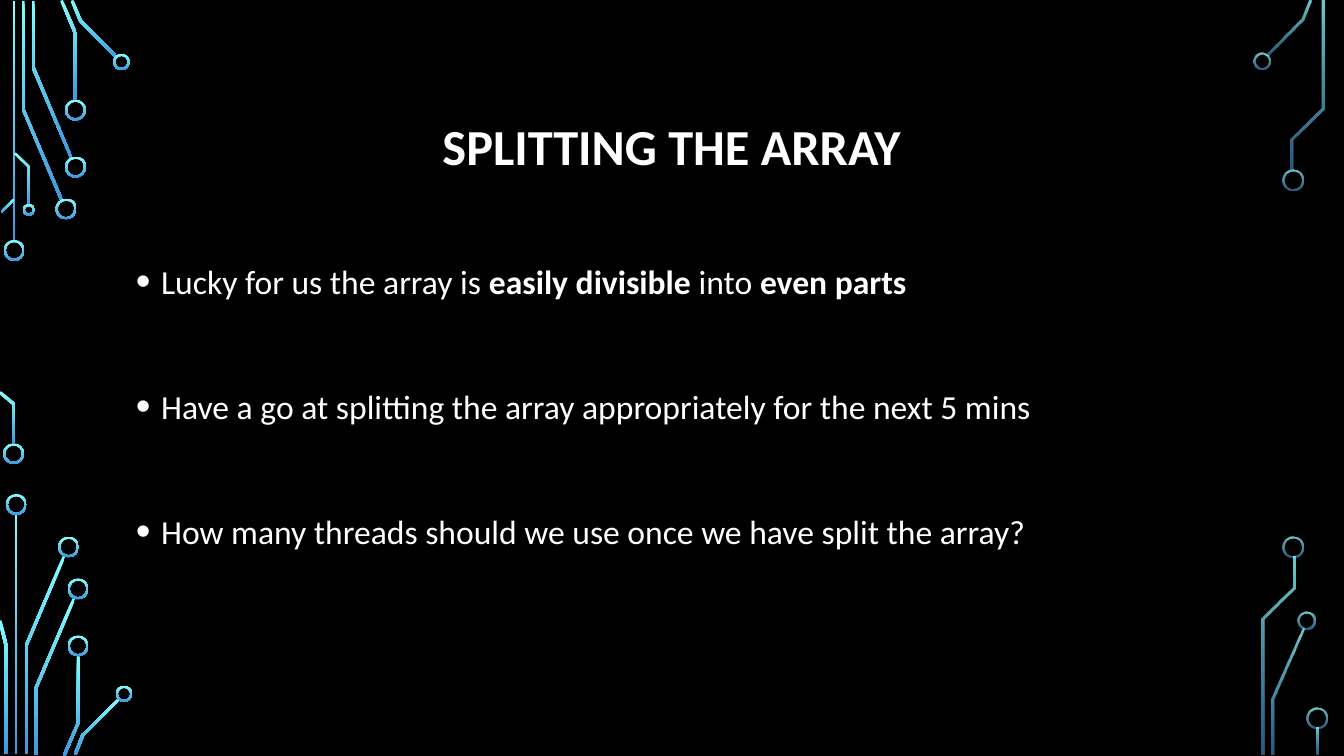
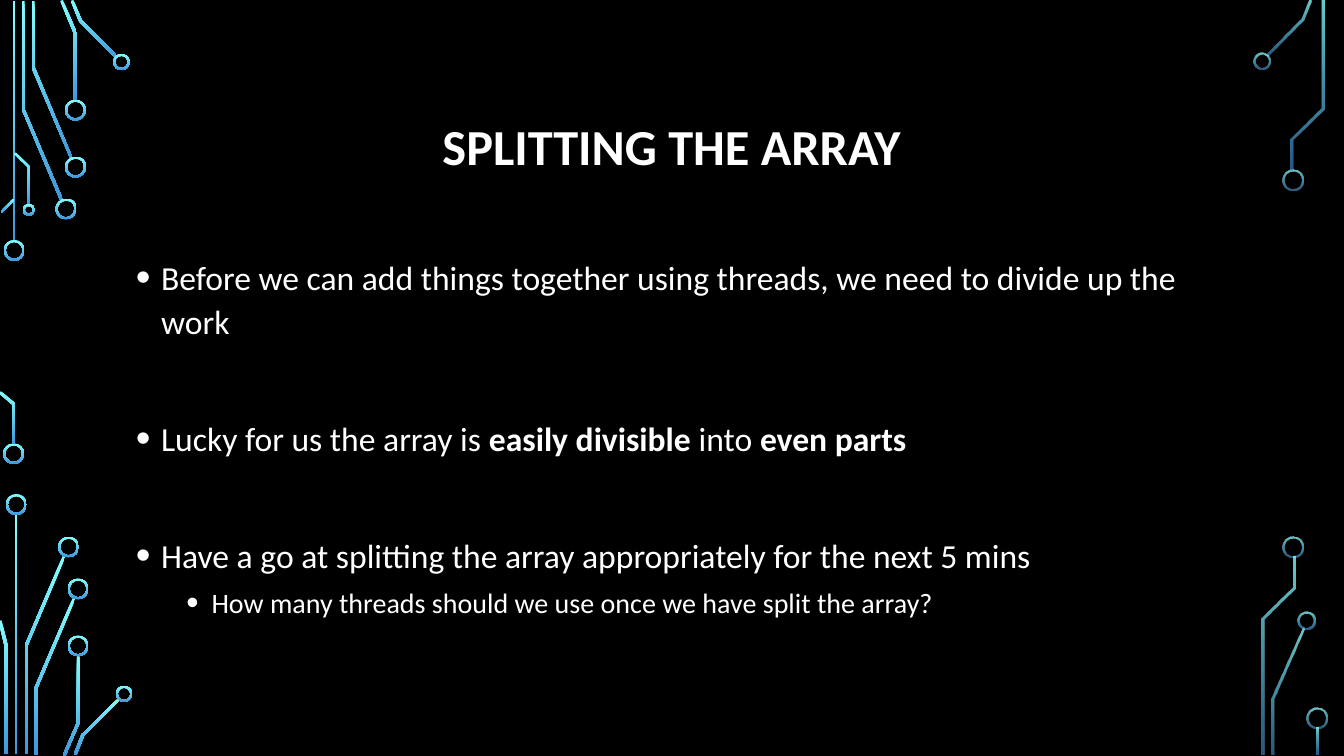
Before and after one commit to psypdt/Advanced_Summer_Course, a slide deck: slide 7 of Day3/Day_3.pptx. Drawn at 1344x756 pixels with LibreOffice and Linux fonts; fonts in the diff are those of the drawing; background and template pictures are left out. Boxes give left, top, right and bottom in pixels: in the first picture for what was removed or moved away, otherwise in the second. Text is boxed around its words. In the diff, an @@ line names an element or a change of style, - is before the commit and + after.

```diff
--- a/Day3/Day_3.pptx
+++ b/Day3/Day_3.pptx
@@ text at (x1=161, y1=266, x2=1176, y2=335): paragraph added @@
+• Before we can add things together using threads, we need to divide up the work
@@ text at (x1=161, y1=427, x2=1030, y2=618): size 24 to 20 pt in "How many threads should we use once ..."; line spacing 1.2 to 1.1; list level 1 to 2 in "How many threads should we ..." @@
```
Also in this commit, not shown: 26 other slides changed, 1 slide added, 1 slide removed.
